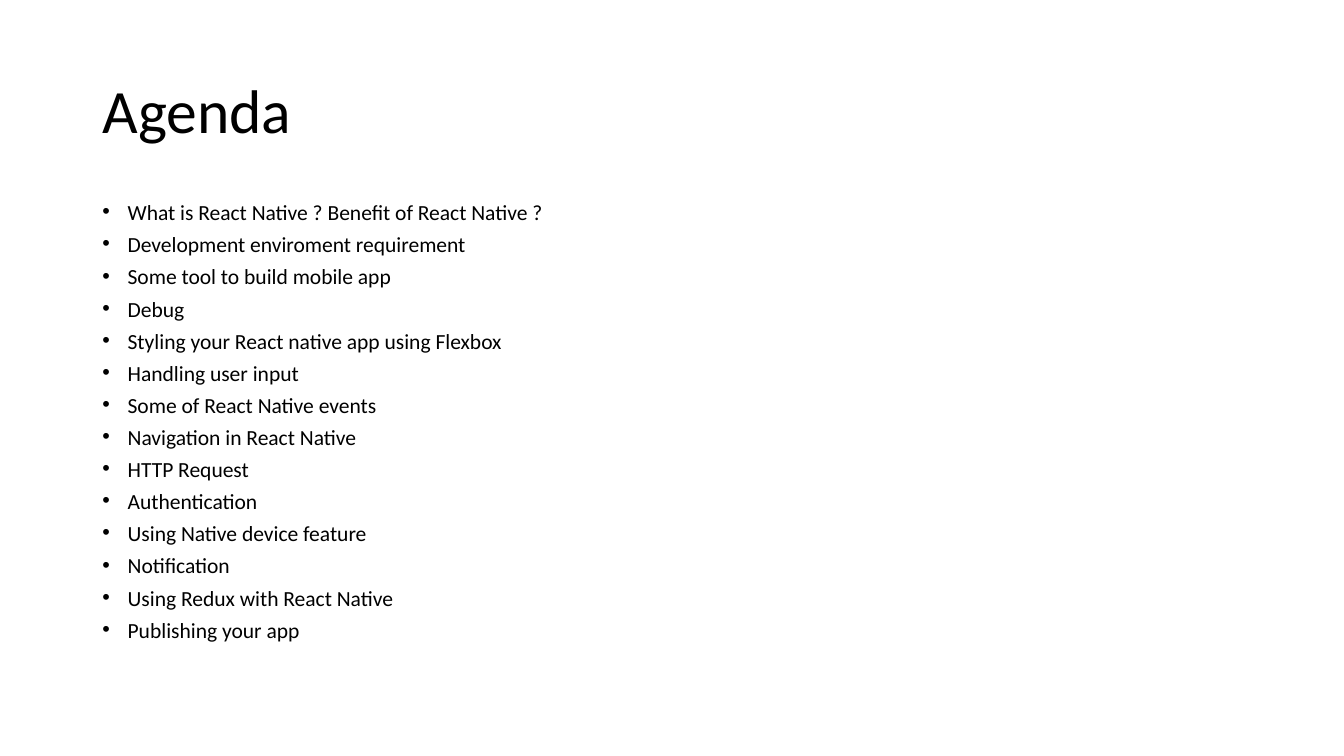
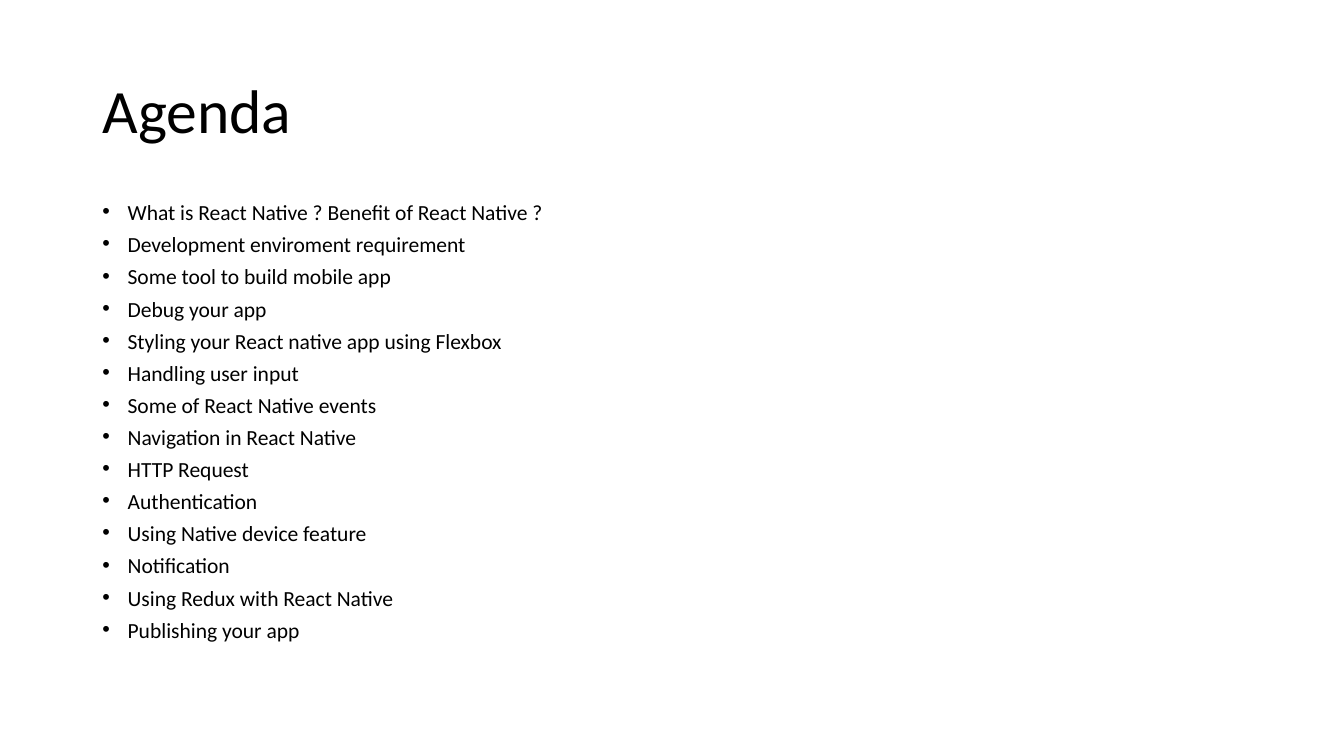
Before and after one commit to ngohungphuc/Presentation, a slide deck: slide 2 of reactnative/React Native.pptx. Drawn at 1344x756 pixels with LibreOffice and Linux fonts; fonts in the diff are those of the drawing. Boxes give left, top, right and bottom in pixels: in the first picture for what was removed or moved away, otherwise in the second. Text is boxed around its words. In the diff, an @@ line names an element or a change of style, - is before the commit and + after.

Commit message:
update

```diff
--- a/reactnative/React Native.pptx
+++ b/reactnative/React Native.pptx
@@ text at box(128, 302, 267, 321): text changed @@
-• Debug
+• Debug your app
```
Also in this commit, not shown: 1 slide added.
